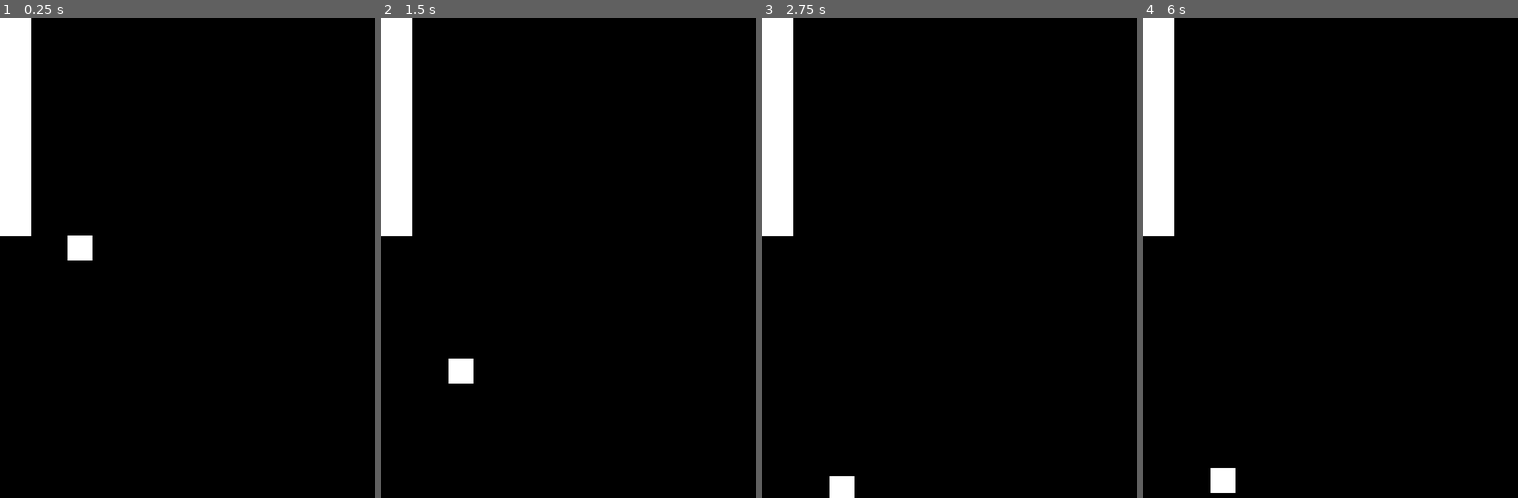
Above: before the commit, frames 1-4 (left to right).
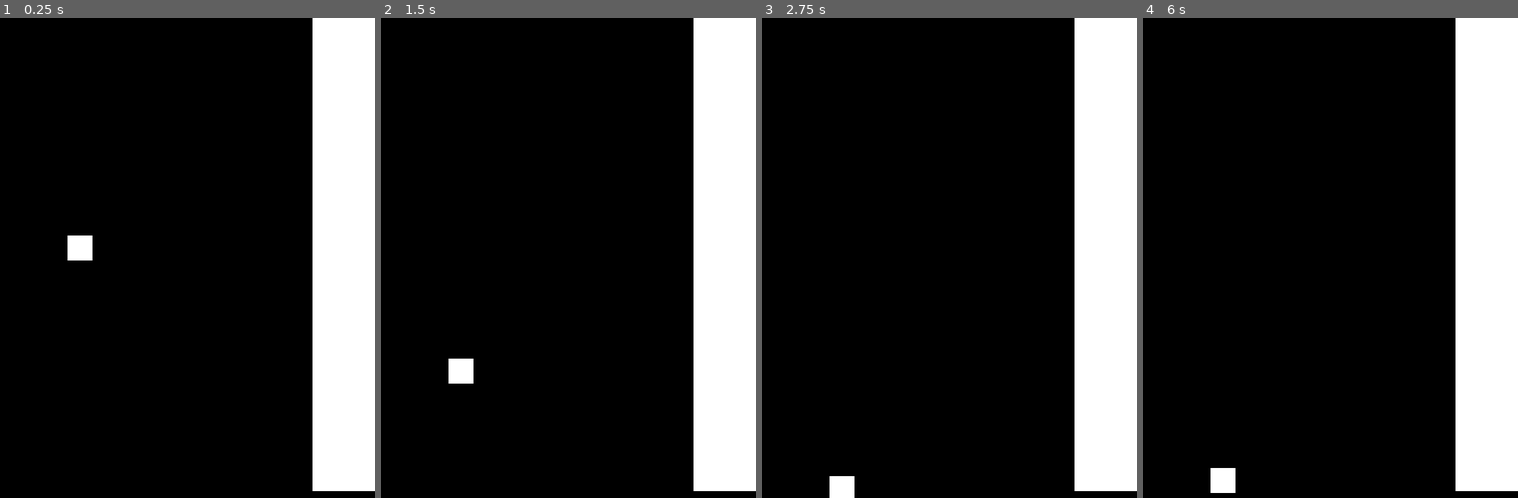
Above: after the commit, the same moments.

Repository: Thrillidas/FlappyBird
Game: Godot game, scene res://Scene/main.tscn
Two runs of this game, one before a commit and one after it. Both use one fixed random seed, a clock stepped at 60 frames per second and the inputs below.
Inputs:
- Up to frame 1 (0.25 s): no input
- Up to frame 2 (1.5 s): hold Up (ui_up) 0.53-1.28 s
- Up to frame 3 (2.75 s): hold Up (ui_up) from 2.03 s (still down)
- Up to frame 4 (6 s): tap Enter at 3.5, 5 s; release Up (ui_up) at 3.53 s; tap Space at 4.25, 5.75 s; hold Up (ui_up) from 5.78 s (still down)

The runs differ from the first frame. In frame 1, 20% of the frame differs, in the area x 0-100%, y 0-99%; in frame 2, 20%; in frame 3, 20%; in frame 4, 20%.

Commit message:
Third programming session

Diff:
--- a/Scene/main.gd
+++ b/Scene/main.gd
@@ -1,13 +1,48 @@
 extends Node2D
-var pipe_node = preload("res://Scene/pipelines.tscn")
+var pipe_node  = preload("res://Scene/pipelines.tscn")
+var screen_max_height = DisplayServer.window_get_size()
 
 func _ready():
-	spawn_pipes()
-	spawn_pipes()
-	spawn_pipes()
+	spawn_double_pipes(500)
+	spawn_double_pipes(500)
+
+#Create a pipeline, allowing to specify the size and location.
+func spawn_pipes(x_size, y_size, x_position, y_position):
+	var pipe = pipe_node.instantiate()
+	pipe.create_pipe(x_size, y_size, x_position, y_position)
+
+	add_child(pipe)
+
+#Create a pair of pipeline, from the lower pipeline to the higher one.
+func spawn_double_pipes(pipe_location):
+	var random_height_size = randi() % 768 + 50
+	var gap = 100
+	var bottom_size = (screen_max_height.y - random_height_size) - gap
+	var bottom_height_position = screen_max_height.y - bottom_size
+	var pipe_width = 100
+
+	spawn_pipes(pipe_width, random_height_size, pipe_location, 0)
+	spawn_pipes(pipe_width, bottom_size, pipe_location, bottom_height_position )
 
 
-func spawn_pipes():
-	var pipe = pipe_node.instantiate()
-	pipe.position
-	add_child(pipe)
+##########################
+##This code doesnt work###
+##########################
+
+#extends Node2D
+#var pipe_node = preload("res://Scene/pipelines.tscn")
+#
+#func _ready():
+	#spawn_dual_pipes(100)
+	#spawn_dual_pipes(300)
+	#spawn_dual_pipes(500)
+	#
+#func spawn_pipes(x,y):
+	#var pipe = pipe_node.instantiate()
+	#pipe.position = Vector2(x,y)
+	#pipe.resize_pipe(50,200)
+	#add_child(pipe)
+	#
+#func spawn_dual_pipes(x):
+	#spawn_pipes(x,0)
+	#spawn_pipes(x,600)
--- a/Scene/pipelines.tscn
+++ b/Scene/pipelines.tscn
@@ -5,14 +5,13 @@
 [sub_resource type="RectangleShape2D" id="RectangleShape2D_or3rr"]
 size = Vector2(88, 113)
 
-[node name="Pipelines" type="StaticBody2D"]
+[node name="Pipelines" type="CharacterBody2D"]
 script = ExtResource("1_o2gwj")
 metadata/_edit_group_ = true
 
 [node name="PipelineSprite" type="ColorRect" parent="."]
 offset_right = 87.0
 offset_bottom = 113.0
-metadata/_edit_use_anchors_ = true
 
 [node name="CollisionShape2D" type="CollisionShape2D" parent="."]
 position = Vector2(44, 56.5)
--- a/Scripts/pipelines.gd
+++ b/Scripts/pipelines.gd
@@ -1,13 +1,22 @@
-extends StaticBody2D
+extends CharacterBody2D
 @onready var pipeline_sprite = $PipelineSprite
-
-func _ready():
-	grow()
 
 func _physics_process(delta):
 	pass
+	#movement()
 
-func grow():
-	var random_AxisY = randi()%-500 + 50
-	$PipelineSprite.size = Vector2(50,random_AxisY)
-	#print(random_AxisY)
+func create_pipe(x_size, y_size,x_position,y_position):
+	$PipelineSprite.size.x = x_size
+	$PipelineSprite.size.y = y_size
+
+	$PipelineSprite.position.x = x_position
+	$PipelineSprite.position.y = y_position
+
+
+func resize_pipe(x_size, y_size):
+	$PipelineSprite.size.x = x_size
+	$PipelineSprite.size.y = y_size
+
+func movement():
+	velocity.x = -100
+	move_and_slide()
